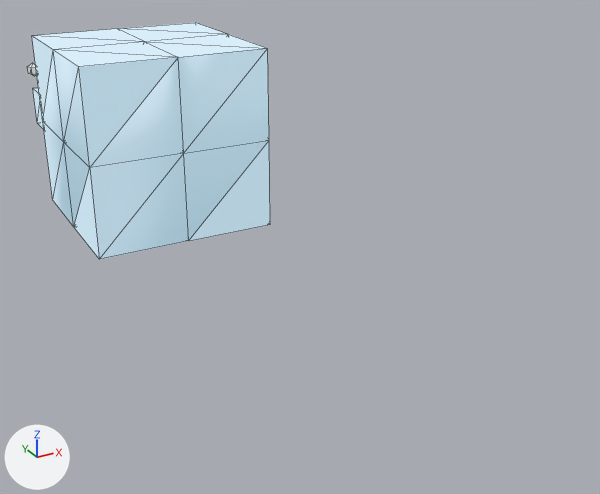
A saved change to the OBJ model static/models/0101_0111.obj.
Camera for both pictures: a 50 mm lens placed at (-0.994, -1.985, 0.901), pointed at (0.062, -0.066, -0.059). Every picture has the same lights, and +X, +Y and +Z are marked at lower left. Mesh edges are drawn as thin lines. Where no turn or scale is listed for an object, it has been applied to the vertices. Vertices at the same position are counted once.

The scene before the commit, as lines of its bpy script (objects in view):
```python
me_0101_0111 = bpy.data.meshes.new('0101_0111')
me_0101_0111.from_pydata(...)  # 263 vertices, 343 faces; spans x -0.505..0.007, y -0.001..0.613, z 0.0..0.5
# faces by material slot: [12, 100, 102, 36, 23, 70]
me_0101_0111.materials.append(mat_coffeshopname)
me_0101_0111.materials.append(mat_purplewall)  # its picture is missing
me_0101_0111.materials.append(mat_greencolor)  # beige #e3e7b3
me_0101_0111.materials.append(mat_obj_000001_2)  # white #ffffff
me_0101_0111.materials.append(mat_3)  # white #ebfafc
me_0101_0111.materials.append(mat_zhaopai)
ob_0101_0111 = bpy.data.objects.new('0101_0111', me_0101_0111)
ob_0101_0111.location = (0.0, 0.0, 0.0)
```
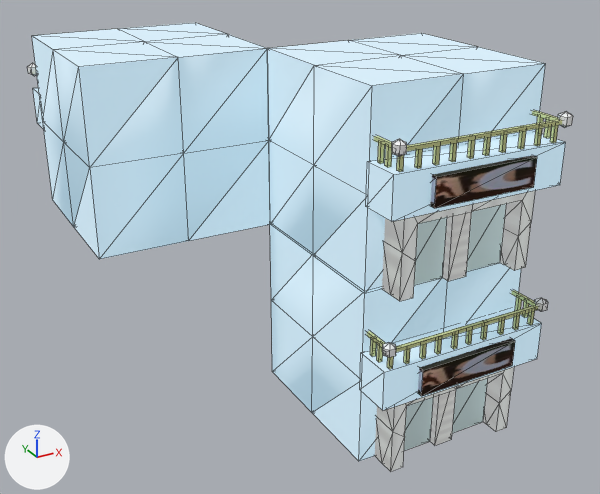
Changed parts and their boxes (x1, y1, x2, y2) in the pictures (600 x 494 px):
'0101_0111', reshaped (124% wider, 90% taller): before (27, 23, 270, 259); after (27, 23, 573, 472)
part 1 of me_0101_0111, added: after (270, 225, 521, 461)
part 2 of me_0101_0111, added: after (511, 290, 535, 306)
part 3 of me_0101_0111, added: after (367, 331, 385, 348)
part 4 of me_0101_0111, added: after (396, 305, 538, 352)
part 5 of me_0101_0111, added: after (522, 302, 529, 317)
part 6 of me_0101_0111, added: after (515, 298, 522, 311)
part 7 of me_0101_0111, added: after (527, 311, 535, 325)
part 8 of me_0101_0111, added: after (513, 315, 520, 330)
part 9 of me_0101_0111, added: after (498, 320, 505, 335)
part 10 of me_0101_0111, added: after (481, 325, 488, 340)
part 11 of me_0101_0111, added: after (466, 329, 473, 345)
part 12 of me_0101_0111, added: after (451, 334, 458, 349)
part 13 of me_0101_0111, added: after (435, 339, 442, 354)
part 14 of me_0101_0111, added: after (420, 343, 427, 359)
part 15 of me_0101_0111, added: after (387, 356, 394, 369)
part 16 of me_0101_0111, added: after (404, 348, 410, 364)
part 17 of me_0101_0111, added: after (377, 342, 383, 362)
part 18 of me_0101_0111, added: after (370, 338, 376, 357)
part 19 of me_0101_0111, added: after (534, 298, 548, 311)
part 20 of me_0101_0111, added: after (382, 343, 396, 357)
part 21 of me_0101_0111, added: after (418, 338, 515, 396)
part 22 of me_0101_0111, added: after (360, 308, 542, 411)
part 23 of me_0101_0111, added: after (452, 379, 487, 433)
part 24 of me_0101_0111, added: after (404, 397, 433, 451)

Patch to the scene script:
```diff
--- a/static/models/0101_0111.obj.py
+++ b/static/models/0101_0111.obj.py
@@ me_0101_0111 @@
-me_0101_0111.from_pydata(...)  # 263 vertices, 343 faces; spans x -0.505..0.007, y -0.001..0.613, z 0.0..0.5
+me_0101_0111.from_pydata(...)  # 789 vertices, 1029 faces; spans x -0.505..0.504, y -0.615..0.613, z -0.494..0.5
+# me_0101_0111 part 1: the loose piece of 27 vertices spanning x -0.5..0.0, y -0.001..0.499, z 0.0..0.5 is copied, and the copy is turned 180 degrees about the z axis through its middle, then moved by (0.499, -0.5, -0.494); it spans x -0.001..0.499, y -0.501..-0.001, z -0.494..0.006
+# me_0101_0111 part 2: a new loose piece, a box spanning x 0.473..0.483, y -0.594..-0.494, z -0.118..-0.108, in mat_greencolor (beige #e3e7b3)
+# me_0101_0111 part 3: a new loose piece, a box spanning x 0.0085..0.0185, y -0.5945..-0.4945, z -0.1175..-0.1075, in mat_greencolor (beige #e3e7b3)
+# me_0101_0111 part 4: a new loose piece, a box spanning x -0.0038..0.4962, y -0.6023..-0.5923, z -0.1175..-0.1075, in mat_greencolor (beige #e3e7b3)
+# me_0101_0111 part 5: a new loose piece, a box spanning x 0.4743..0.4843, y -0.5587..-0.5487, z -0.1623..-0.1123, in mat_greencolor (beige #e3e7b3)
+# me_0101_0111 part 6: a new loose piece, a box spanning x 0.4743..0.4843, y -0.5299..-0.5199, z -0.1623..-0.1123, in mat_greencolor (beige #e3e7b3)
+# me_0101_0111 part 7: a new loose piece, a box spanning x 0.4565..0.4665, y -0.5974..-0.5874, z -0.1623..-0.1123, in mat_greencolor (beige #e3e7b3)
+# me_0101_0111 part 8: a new loose piece, a box spanning x 0.4057..0.4157, y -0.5974..-0.5874, z -0.1623..-0.1123, in mat_greencolor (beige #e3e7b3)
+# me_0101_0111 part 9: a new loose piece, a box spanning x 0.3557..0.3657, y -0.5974..-0.5874, z -0.1623..-0.1123, in mat_greencolor (beige #e3e7b3)
+# me_0101_0111 part 10: a new loose piece, a box spanning x 0.2991..0.3091, y -0.5974..-0.5874, z -0.1623..-0.1123, in mat_greencolor (beige #e3e7b3)
+# me_0101_0111 part 11: a new loose piece, a box spanning x 0.2507..0.2607, y -0.5974..-0.5874, z -0.1623..-0.1123, in mat_greencolor (beige #e3e7b3)
+# me_0101_0111 part 12: a new loose piece, a box spanning x 0.2056..0.2156, y -0.5974..-0.5874, z -0.1623..-0.1123, in mat_greencolor (beige #e3e7b3)
+# me_0101_0111 part 13: a new loose piece, a box spanning x 0.1547..0.1647, y -0.5974..-0.5874, z -0.1623..-0.1123, in mat_greencolor (beige #e3e7b3)
+# me_0101_0111 part 14: a new loose piece, a box spanning x 0.1087..0.1187, y -0.5974..-0.5874, z -0.1623..-0.1123, in mat_greencolor (beige #e3e7b3)
+# me_0101_0111 part 15: a new loose piece, a box spanning x 0.0125..0.0225, y -0.5974..-0.5874, z -0.1623..-0.1123, in mat_greencolor (beige #e3e7b3)
+# me_0101_0111 part 16: a new loose piece, a box spanning x 0.0608..0.0708, y -0.5974..-0.5874, z -0.1623..-0.1123, in mat_greencolor (beige #e3e7b3)
+# me_0101_0111 part 17: a new loose piece, a box spanning x 0.0084..0.0184, y -0.5587..-0.5487, z -0.1623..-0.1123, in mat_greencolor (beige #e3e7b3)
+# me_0101_0111 part 18: a new loose piece, a box spanning x 0.0084..0.0184, y -0.5299..-0.5199, z -0.1623..-0.1123, in mat_greencolor (beige #e3e7b3)
+# me_0101_0111 part 19: a new loose piece, a UV sphere (6 segments, 3 rings, poles along z) spanning x 0.47..0.504, y -0.612..-0.582, z -0.129..-0.089, in mat_obj_000001_2 (white #ffffff)
+# me_0101_0111 part 20: a new loose piece, a UV sphere (6 segments, 3 rings, poles along z) spanning x -0.008..0.027, y -0.612..-0.582, z -0.129..-0.089, in mat_obj_000001_2 (white #ffffff)
+# me_0101_0111 part 21: a new loose piece, a box spanning x 0.1..0.393, y -0.615..-0.539, z -0.256..-0.182, in mat_coffeshopname
+# me_0101_0111 part 22: a new loose piece, a box spanning x -0.004..0.496, y -0.6..-0.497, z -0.273..-0.165, in mat_purplewall (its picture is missing)
+# me_0101_0111 part 23: a new loose piece, a box spanning x 0.27..0.402, y -0.521..-0.499, z -0.494..-0.304, in mat_3 (white #ebfafc)
+# me_0101_0111 part 24: the loose piece of 8 vertices spanning x -0.217..-0.085, y 0.496..0.519, z 0.0..0.19 is copied, and the copy is turned 180 degrees about the z axis through its middle, then moved by (0.301, -1.017, -0.494); it spans x 0.084..0.216, y -0.521..-0.499, z -0.494..-0.304
+# me_0101_0111 part 25: the loose piece of 32 vertices spanning x -0.44..-0.049, y 0.494..0.573, z 0.0..0.25 is copied, and the copy is turned 180 degrees about the z axis through its middle, then moved by (0.488, -1.069, -0.494); it spans x 0.049..0.439, y -0.575..-0.496, z -0.494..-0.244
+# me_0101_0111 part 26: a new loose piece, a box spanning x 0.215..0.272, y -0.543..-0.448, z -0.494..-0.244, in mat_zhaopai
+# me_0101_0111 part 27: the loose piece of 27 vertices spanning x -0.5..0.0, y -0.001..0.499, z 0.0..0.5 is copied, and the copy is turned 180 degrees about the z axis through its middle, then moved by (0.499, -0.5, 0.0); it spans x -0.001..0.499, y -0.501..-0.001, z 0.0..0.5
+# me_0101_0111 part 28: a new loose piece, a box spanning x 0.473..0.483, y -0.594..-0.494, z 0.376..0.386, in mat_greencolor (beige #e3e7b3)
+# me_0101_0111 part 29: a new loose piece, a box spanning x 0.0085..0.0185, y -0.5945..-0.4945, z 0.3762..0.3862, in mat_greencolor (beige #e3e7b3)
+# me_0101_0111 part 30: a new loose piece, a box spanning x -0.0038..0.4962, y -0.6023..-0.5923, z 0.3762..0.3862, in mat_greencolor (beige #e3e7b3)
+# me_0101_0111 part 31: 212 vertices added at x -0.008..0.504, y -0.615..-0.448, z 0.0..0.405
 me_0101_0111.materials.append(mat_coffeshopname)
```
